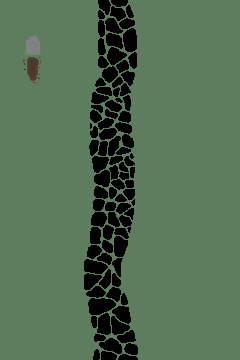
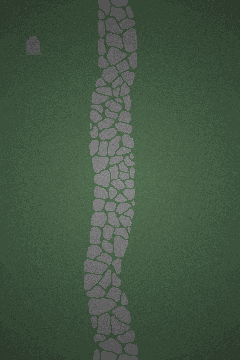
Before/after of a 240 x 360 layered artwork. What changed in the layer stack:
added layer "Layer #2" (67%) above "Pasted Layer #1" over [left=0, top=0, right=240, bottom=360]
painted on "Layer" over [left=84, top=0, right=138, bottom=360]
hid "Layer #4" over [left=23, top=57, right=41, bottom=83]
painted on "Layer #3" over [left=0, top=0, right=240, bottom=360]
